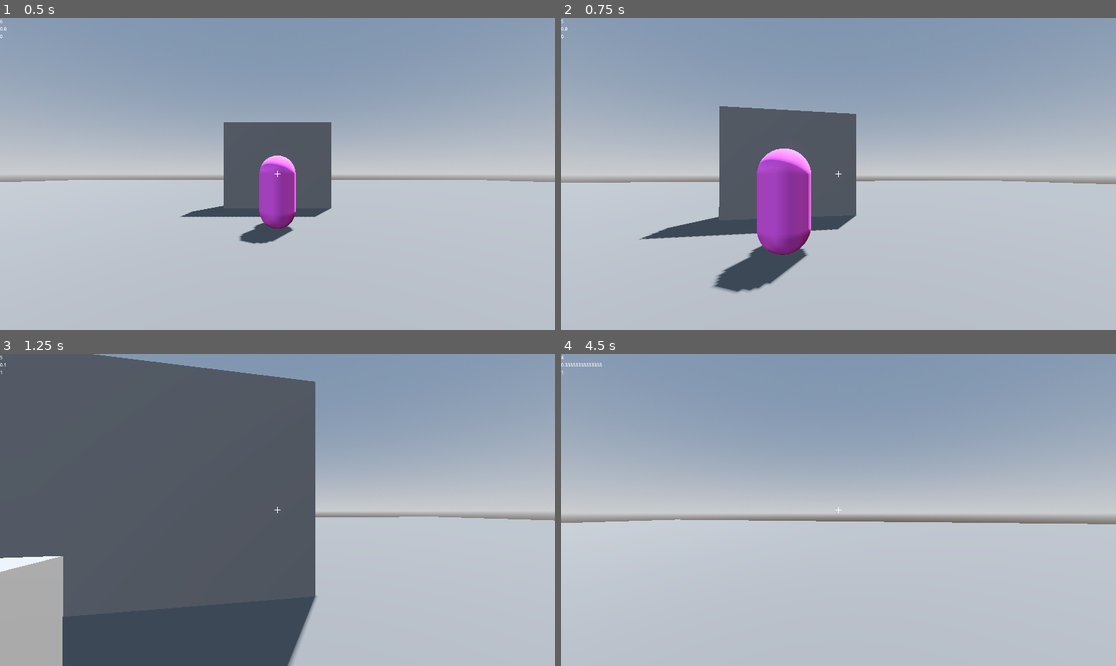
Above: before the commit, frames 1-4 (two rows, left to right).
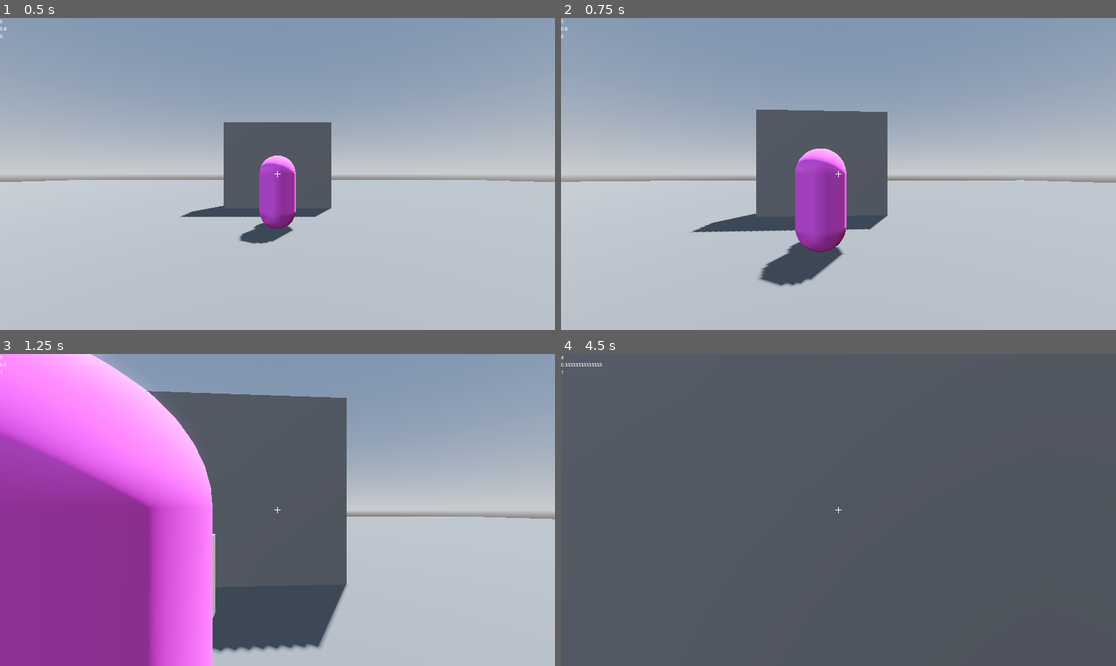
Above: after the commit, the same moments.

Repository: c-dez/playground
Game: Godot game, scene res://scenes/levels/test_level.tscn
The game is run twice, just before and just after one commit, with the same random seed, the same clock (stepped at 60 frames per second) and the same inputs.
Inputs (mouse positions are in pixels of both pictures, inside the frame that each line leads up to):
- Up to frame 1 (0.5 s): no input
- Up to frame 2 (0.75 s): tap Enter at 0.5 s; move the mouse to (866, 174) at 0.52 s; hold W (forward) from 0.53 s (still down); click (866, 174) at 0.6 s
- Up to frame 3 (1.25 s): keep holding W (forward); tap R (r_key) at 0.8 s
- Up to frame 4 (4.5 s): keep holding W (forward); move the mouse to (810, 510) at 1.27 s; tap R (r_key) at 1.35, 2.3, 2.85, 3.8 s; click (810, 510) at 1.55 s; tap Space (space) at 2, 3.5, 4.35 s; move the mouse to (849, 503) at 2.02 s; click (849, 503) at 2.1 s; tap Enter at 2.75 s; move the mouse to (832, 516) at 2.77 s; click (832, 516) at 3.05 s; move the mouse to (877, 513) at 3.52 s; right-click (877, 513) at 3.6 s; move the mouse to (794, 506) at 4.27 s

Frame 1 is identical in both runs. In frame 2, 12% of the frame differs, in the area x 0-100%, y 28-89%; in frame 3, 43%; in frame 4, 100%, in the area x 0-100%, y 0-100%.

Commit message:
comentado codigo

Diff:
--- a/scenes/player/camera.gd
+++ b/scenes/player/camera.gd
@@ -2,8 +2,8 @@
 ## Controla la camara de el jugador
 class_name PlayerCamera
 
-@export var mouse_sens_horizontal: float = 0.1
-@export var mouse_sens_vertical: float = 0.07
+@export var mouse_sens_horizontal: float = 0.1/3 # @ 1080p
+@export var mouse_sens_vertical: float = 0.07/3
 
 var look_up_deg: int = 50
 var look_down_deg: int = -70
@@ -12,10 +12,8 @@
 @onready var player: PlayerBody = get_parent()
 
 func _ready() -> void:
-	set_mouse_mode()
+	_set_mouse_mode()
 
-func set_mouse_mode() -> void:
-	Input.mouse_mode = Input.MOUSE_MODE_CAPTURED
 
 func _unhandled_input(event: InputEvent) -> void:
 	if event is InputEventMouseMotion:
@@ -27,3 +25,6 @@
 			rotate_x(deg_to_rad(-event.relative.y * mouse_sens_vertical))
 			rotation.x = clamp(rotation.x, min_rad, max_rad)
 			rotation.z = clamp(rotation.z, 0, 0)
+
+func _set_mouse_mode() -> void:
+	Input.mouse_mode = Input.MOUSE_MODE_CAPTURED
--- a/scenes/player/shooting_manager.gd
+++ b/scenes/player/shooting_manager.gd
@@ -11,15 +11,15 @@
 ##
 # revolver
 var bullets: int = 6
-var max_bullets = 6
+var max_bullets: int = 6
 
-var reload_time = 0.5
+var reload_time: float = 0.5
 var revolver_current_state = revolver_states.fire
 enum revolver_states {
 	fire,
 	reloading
 }
-var timer = Timer.new()
+var timer: Timer = Timer.new()
 
 var label: Label
 
@@ -37,16 +37,17 @@
 	_set_tranform()
 	shoot()
 	if Input.is_action_just_pressed('r_key'):
-		reload()
-	var label_text = str(bullets, '\n', timer.time_left, '\n', revolver_current_state)
+		reload_gun()
+
+	#debug
+	var label_text := str(bullets, '\n', timer.time_left, '\n', revolver_current_state)
 	label.text = label_text
 
 
 func shoot() -> void:
 	if PlayerInput.left_mb():
 		if bullets <= 0 and revolver_current_state == revolver_states.fire:
-			reload()
-
+			reload_gun()
 			return
 
 		if revolver_current_state == revolver_states.fire:
@@ -55,8 +56,9 @@
 			if ray_cast.is_colliding():
 				target_collision_point = ray_cast.get_collision_point()
 				if ray_cast.get_collider() is CharacterBody3D:
+					# hacer dano a target
 					target_enemy = ray_cast.get_collider()
-					print(target_enemy)
+					print(target_enemy.stats.health)
 
 			else:
 				target_collision_point = Vector3.ZERO
@@ -68,26 +70,17 @@
 	rotation = camera.rotation
 
 
-func reload() -> void:
-
-	if bullets == 6:
+func reload_gun() -> void:
+	if bullets == max_bullets:
 		return
 	else:
 		timer.start((max_bullets - bullets) * reload_time)
 
 		if timer.time_left:
 			revolver_current_state = revolver_states.reloading
-			print('time to reload')
+			print('time to reload_gun')
 
 		timer.connect('timeout', func():
 			revolver_current_state = revolver_states.fire
 			bullets = max_bullets
 			)
-
-
-		# reload
-			# tiempo de reload * bullet faltante
-
-	# if bullets == 0 and shoot()
-		#reload
-	pass
--- a/scenes/test/enemy/state_machine.gd
+++ b/scenes/test/enemy/state_machine.gd
@@ -14,7 +14,6 @@
 }
 
 
-# current_state init
 func _ready() -> void:
 	player = get_tree().get_first_node_in_group('player')
 	enter(STATES.WANDERING)
@@ -22,7 +21,7 @@
 
 func _physics_process(_delta: float) -> void:
 	state_machine(_delta)
-
+	# debug
 	if Input.is_action_just_pressed("right_mb"):
 		enter(STATES.CHASE)
 
